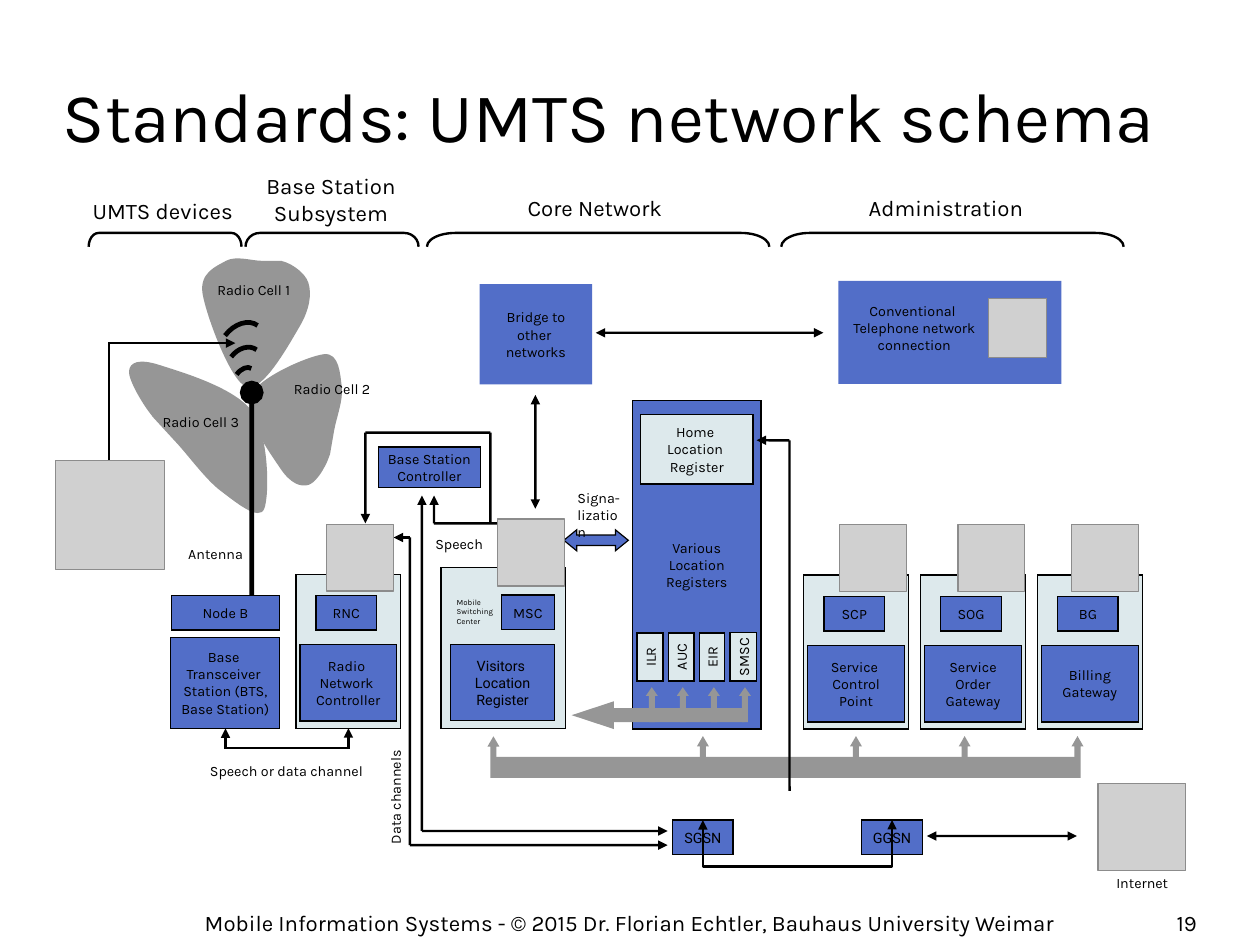
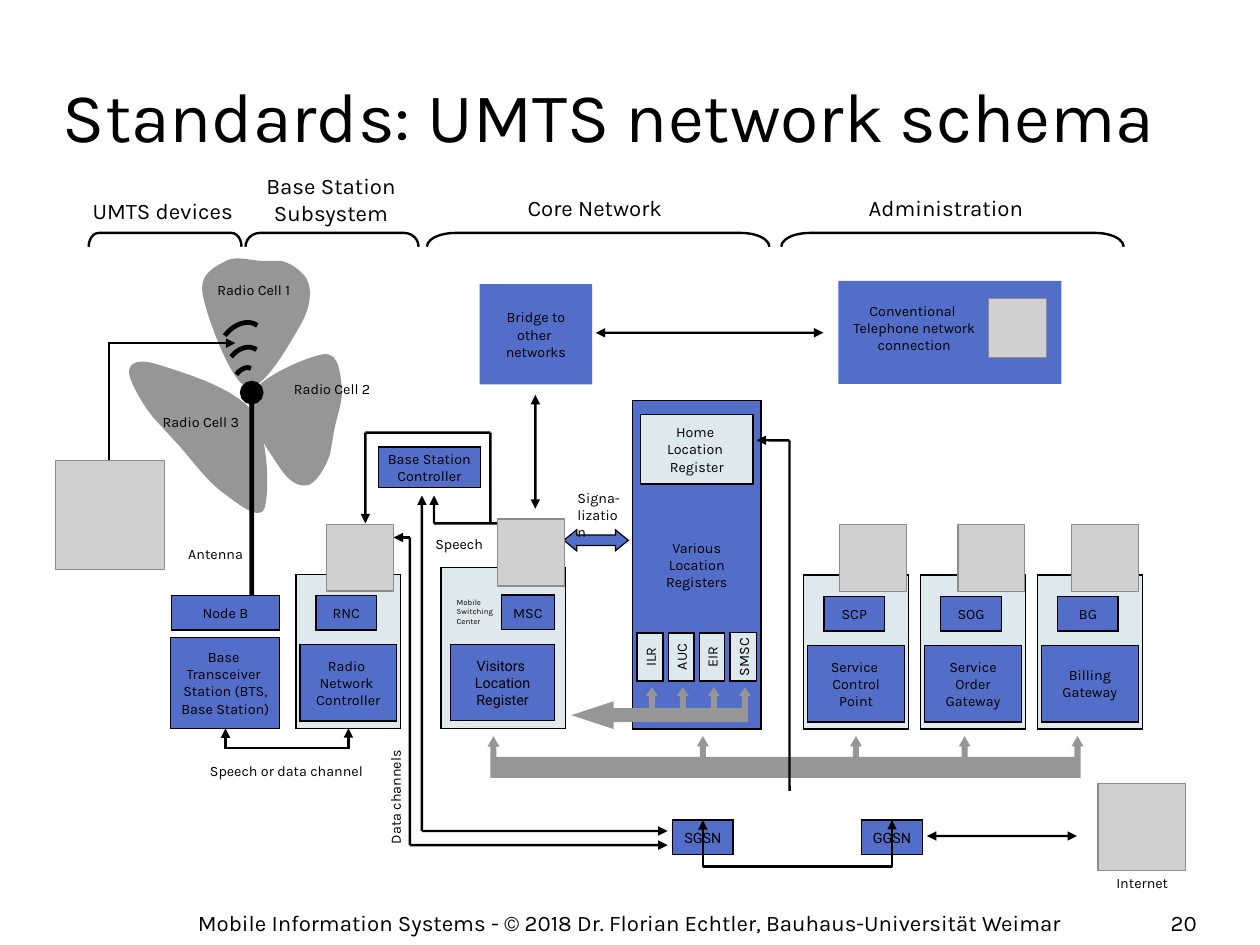
Before and after one commit to floe/mobile-information-systems, a slide deck: slide 20 of 03-networks-and-location.odp (slide 19 before the commit). Drawn at 1260x945 pixels with LibreOffice and Linux fonts; fonts in the diff are those of the drawing; grey boxes stand for pictures; background and template pictures are left out. Boxes give left, top, right and bottom in pixels: in the first picture for what was removed or moved away, otherwise in the second. Text is boxed around its words. In the diff, an @@ line names an element or a change of style, - is before the commit and + after.

```diff
--- a/03-networks-and-location.odp
+++ b/03-networks-and-location.odp
@@ text at (198, 915, 1060, 937): text changed @@
-Mobile Information Systems - © 2015 Dr. Florian Echtler, Bauhaus University Weimar
+Mobile Information Systems - © 2018 Dr. Florian Echtler, Bauhaus-Universität Weimar
@@ page number at (1171, 917, 1197, 932): text changed @@
-19
+20
```
Also in this commit, not shown: 68 other slides changed, 3 slides added, 2 other files.
